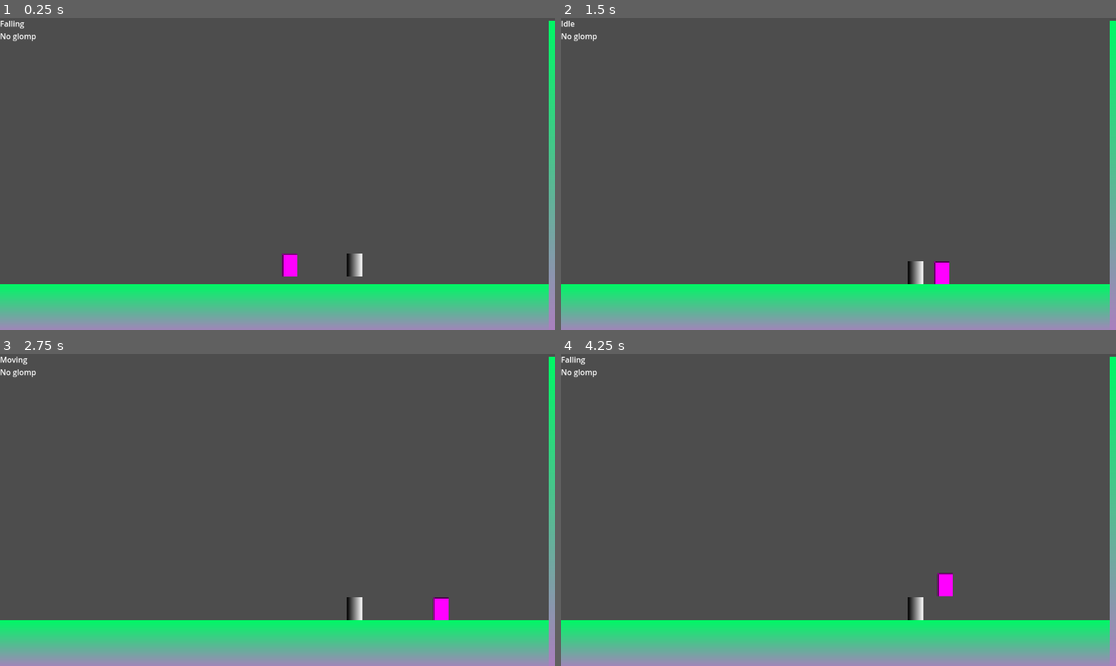
Above: before the commit, frames 1-4 (two rows, left to right).
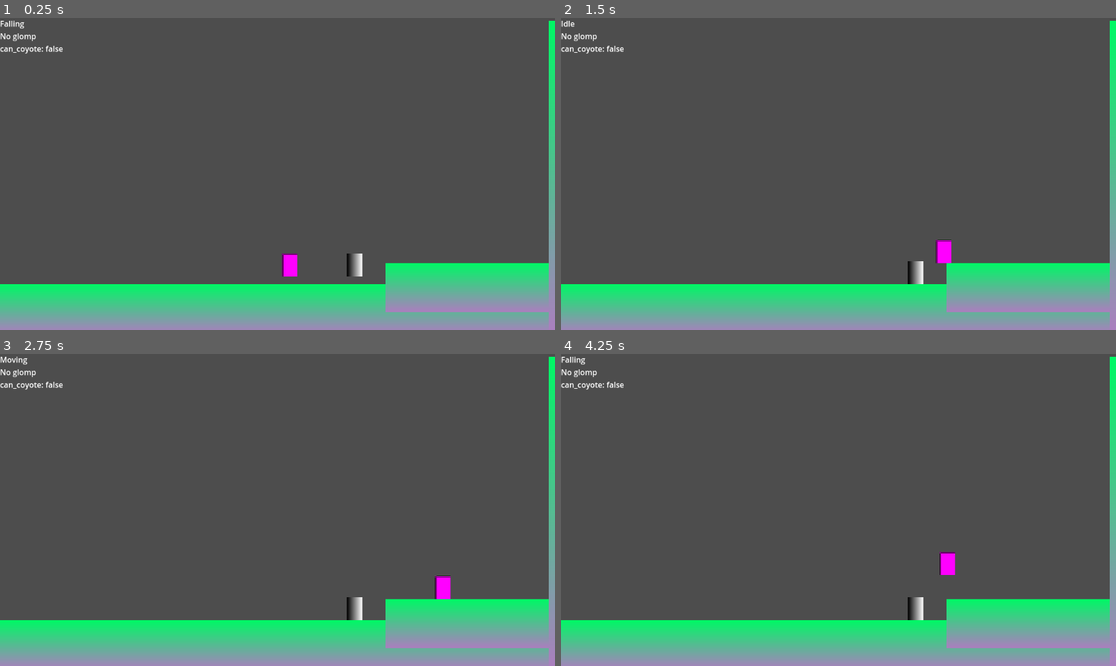
Above: after the commit, the same moments.

Repository: b3e3e3/ultimate-glomp
Game: Godot game, scene res://sandbox.tscn
The game is run twice, just before and just after one commit, with the same random seed, the same clock (stepped at 60 frames per second) and the same inputs.
Inputs (mouse positions are in pixels of both pictures, inside the frame that each line leads up to):
- Up to frame 1 (0.25 s): no input
- Up to frame 2 (1.5 s): tap Enter at 0.5, 1.35 s; move the mouse to (960, 158) at 0.52 s; hold D (move_right) 0.53-1.28 s; tap W (jump) at 0.6, 0.77, 1.07 s; click (960, 158) at 0.67 s; move the mouse to (727, 189) at 1.27 s; hold Down from 1.28 s (still down)
- Up to frame 3 (2.75 s): tap W (jump) at 1.52, 1.55, 1.82, 2.3 s; move the mouse to (333, 441) at 2.02 s; release Down at 2.03 s; hold D (move_right) from 2.03 s (still down); tap Keypad Enter at 2.1 s
- Up to frame 4 (4.25 s): move the mouse to (810, 572) at 2.77 s; release D (move_right) at 2.78 s; hold Up 2.78-3.53 s; tap C at 2.85 s; click (810, 572) at 2.92 s; tap W (jump) at 3.02, 3.05, 3.32, 3.77, 3.8, 4.07 s; move the mouse to (1005, 556) at 3.52 s; hold A (move_left) from 3.53 s (still down); tap Tab at 3.6 s

The runs differ from the first frame. In frame 1, 4.8% of the frame differs, in the area x 0-99%, y 8-95%; in frame 2, 5.1%; in frame 3, 5.0%; in frame 4, 5.2%.

Commit message:
coyote jump

Diff:
--- a/character/player/state/_player_state.gd
+++ b/character/player/state/_player_state.gd
@@ -17,6 +17,7 @@
 	var l: Label = player.get_node(^"CanvasLayer/Label")
 	l.text = player.get_node(^"StateMachine").state.name + '\n'
 	l.text += player.glomped_body.name as String if player.glomped_body else "No glomp"
+	l.text += '\n' + 'can_coyote: ' + str($"../Falling".can_coyote)
 
 	super.on_update(_delta)
 
--- a/character/player/state/falling.gd
+++ b/character/player/state/falling.gd
@@ -3,33 +3,42 @@
 @onready var idle_state: State = $"../Idle"
 @onready var glomping_state: State = $"../Glomping"
 @onready var throwing_state: State = $"../Throwing"
+@onready var jumping_state: State = $"../Jumping"
 
 @export var air_move_speed: float = 300.0
 @export var air_accel_speed: float = 15.0
+@export var coyote_time: float = 0.2
 
 var _speed: float
 var _accel: float
 
+var can_coyote: bool = true
+
 func on_enter(_previous_state: State, data := {}) -> void:
-	player.gravity_enabled = true
-	player.move_enabled = true
+	character.gravity_enabled = true
+	character.move_enabled = true
 
-	if data and data.has(&"air_move_speed"):
-		_speed = data.get(&"air_move_speed")
-	else:
-		_speed = air_move_speed
+	can_coyote = not data.get(&'just_jumped') if data.has(&'just_jumped') else true
 
-	if data and data.has(&"air_accel_speed"):
-		_accel = data.get(&"air_accel_speed")
-	else:
-		_accel = air_accel_speed
+	_speed = data.get(&"air_move_speed") if data.has(&"air_move_speed") else air_move_speed
+	_accel = data.get(&"air_accel_speed") if data.has(&"air_accel_speed") else air_accel_speed
+
+	if can_coyote:
+		# disable coyote timer after <coyote_time> seconds
+		get_tree().create_timer(coyote_time).timeout.connect(func():
+			print("Can't coyote anymore")
+			can_coyote = false
+		, CONNECT_ONE_SHOT)
 
 func on_physics_update(_delta: float) -> void:
 	var hor := controller.get_horizontal_input()
 
 	if check_for_landing():
 		goto(idle_state)
+	elif controller.get_jump_input() and can_coyote:
+		print('Coyote jump!')
+		goto(jumping_state)
 	elif check_for_throwing():
 		goto(throwing_state)
 	elif check_for_moving():
-		player.move(hor, _accel, _speed)
+		character.move(hor, _accel, _speed)
--- a/character/player/state/jumping.gd
+++ b/character/player/state/jumping.gd
@@ -7,6 +7,7 @@
 func on_enter(_previous_state: State, data := {}) -> void:
 	player.gravity_enabled = true
 	player.move_enabled = true
+	data.set(&'just_jumped', true)
 
 	var force := jump_force
 	if data:
--- a/sandbox.tscn
+++ b/sandbox.tscn
@@ -37,6 +37,17 @@
 rotation = 1.5707964
 texture = SubResource("GradientTexture2D_p7lbm")
 
+[node name="StaticBody2D3" type="StaticBody2D" parent="."]
+position = Vector2(1800, 560)
+metadata/_edit_group_ = true
+
+[node name="CollisionShape2D" type="CollisionShape2D" parent="StaticBody2D3"]
+shape = SubResource("RectangleShape2D_3h184")
+
+[node name="Sprite2D" type="Sprite2D" parent="StaticBody2D3"]
+rotation = 1.5707964
+texture = SubResource("GradientTexture2D_p7lbm")
+
 [node name="StaticBody2D2" type="StaticBody2D" parent="."]
 position = Vector2(376, 604)
 metadata/_edit_group_ = true
